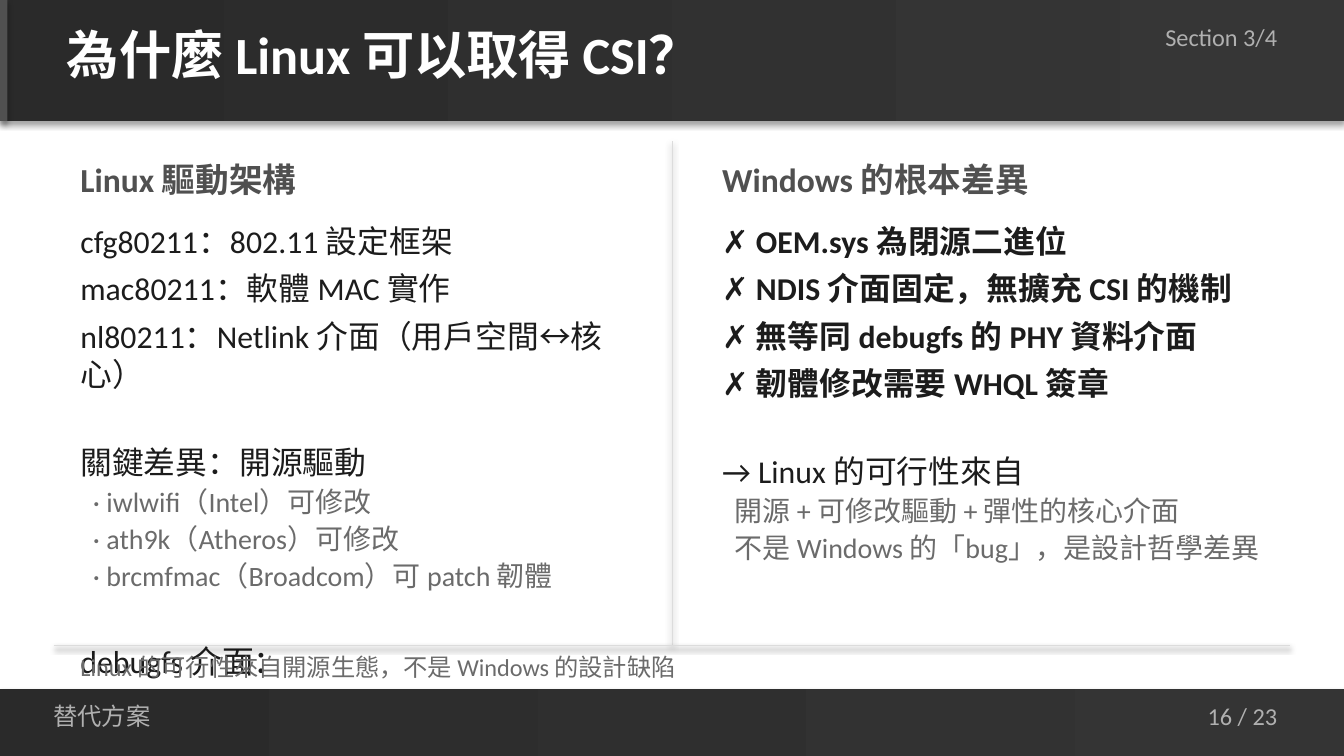
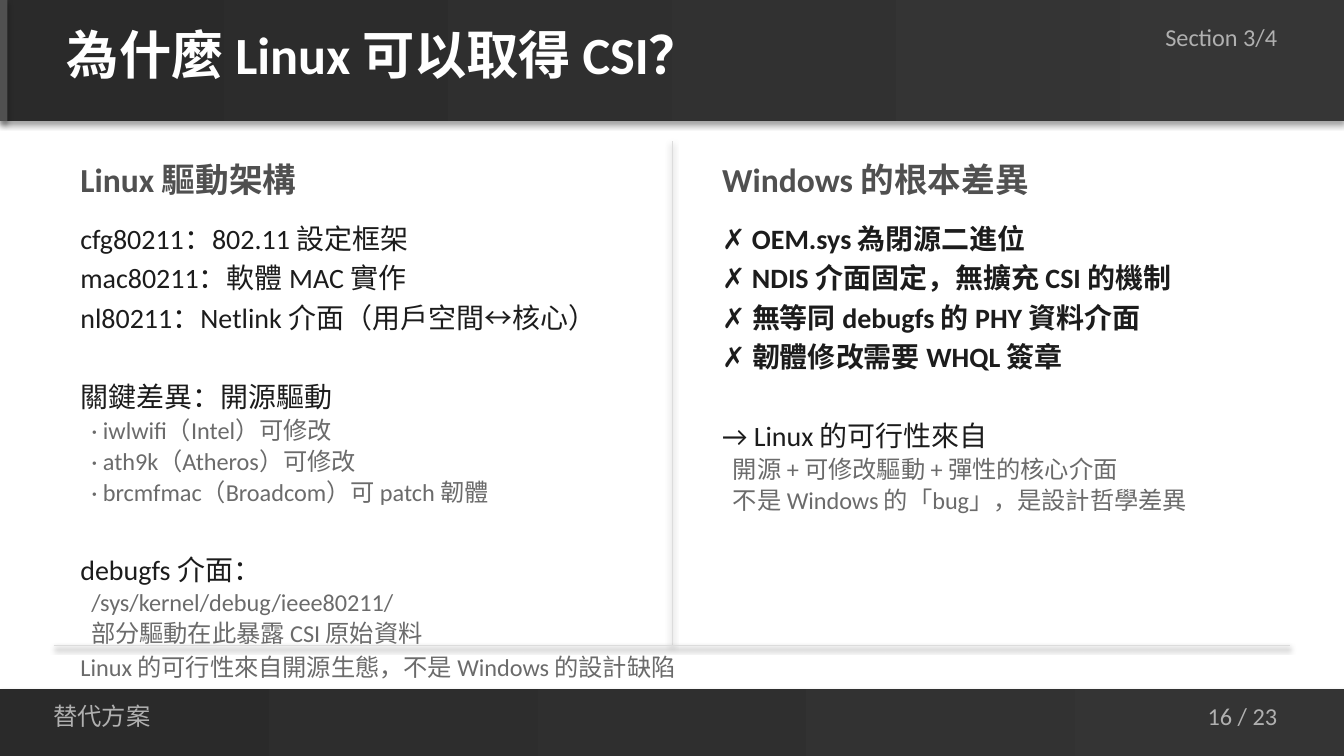
Before and after one commit to jacky92219-cell/network-ppt-project, a slide deck: slide 16 of output/network-card-csi-v5.1.pptx. Drawn at 1344x756 pixels with LibreOffice and Linux fonts; fonts in the diff are those of the drawing. Boxes give left, top, right and bottom in pixels: in the first picture for what was removed or moved away, otherwise in the second. Text is boxed around its words. In the diff, an @@ line names an element or a change of style, - is before the commit and + after.

```diff
--- a/output/network-card-csi-v5.1.pptx
+++ b/output/network-card-csi-v5.1.pptx
@@ text "cfg80211：802.11 設定框架" at box(80, 225, 596, 644): size 17 to 15 pt in "cfg80211：802.11 設定框架", "mac80211：軟體 MAC 實作", "nl80211：Netlink 介面（用戶空間↔核心）", "關鍵差異：開源驅動" and 1 more places; size 15 to 13 pt in "· iwlwifi（Intel）可修改", "· ath9k（Atheros）可修改", "· brcmfmac（Broadcom）可 patch 韌體", "/sys/kernel/debug/ieee80211/" and 1 more places; less space between paragraphs @@
@@ text "✗ OEM.sys 為閉源二進位" at box(733, 225, 1187, 513): size 17 to 15 pt in "✗ OEM.sys 為閉源二進位", "✗ NDIS 介面固定，無擴充 CSI 的機制", "✗ 無等同 debugfs 的 PHY 資料介面", "✗ 韌體修改需要 WHQL 簽章" and 1 more places; size 15 to 13 pt in "開源 + 可修改驅動 + 彈性的核心介面", "不是 Windows 的「bug」，是設計哲學差異"; less space between paragraphs @@
```
Also in this commit, not shown: 7 other slides changed, 1 other file.
